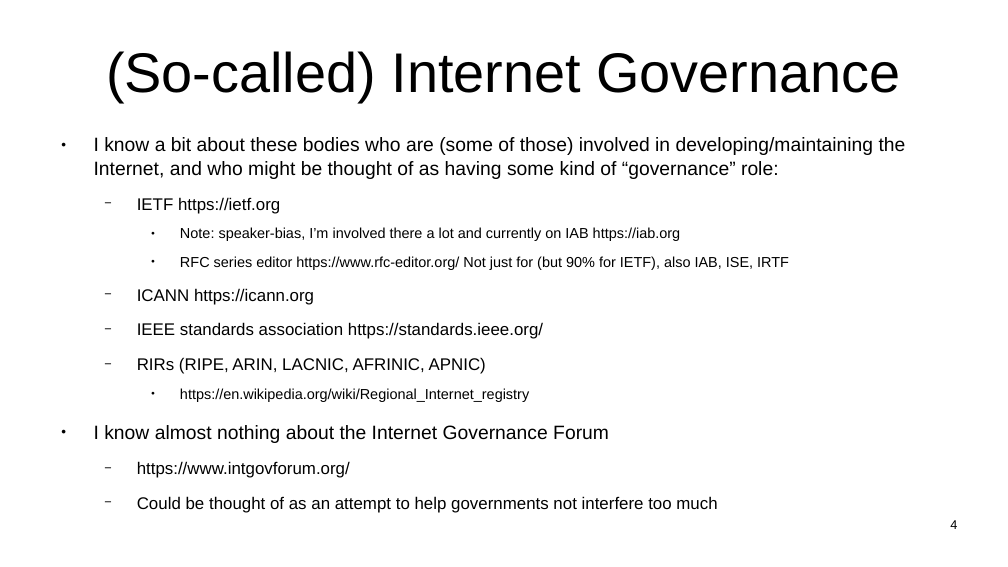
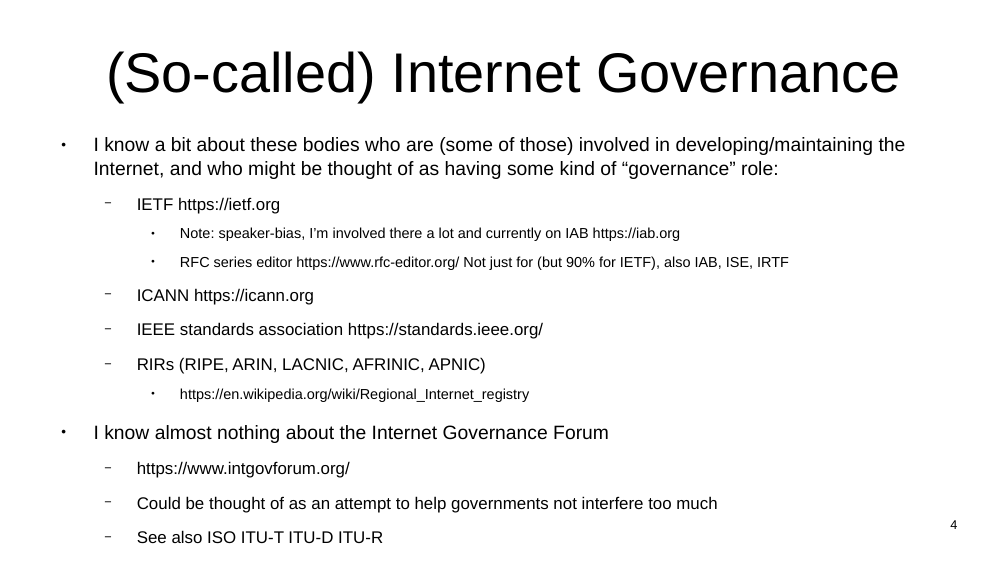
Before and after one commit to sftcd/witidtm, a slide deck: slide 4 of lectures/500-hr.odp. Drawn at 1008x567 pixels with LibreOffice and Linux fonts; fonts in the diff are those of the drawing. Boxes give left, top, right and bottom in pixels: in the first picture for what was removed or moved away, otherwise in the second. Text is boxed around its words. In the diff, an @@ line names an element or a change of style, - is before the commit and + after.

```diff
--- a/lectures/500-hr.odp
+++ b/lectures/500-hr.odp
@@ text at [137,530,383,543]: paragraph added @@
+  − See also ISO ITU-T ITU-D ITU-R
```
Also in this commit, not shown: 1 other file.
